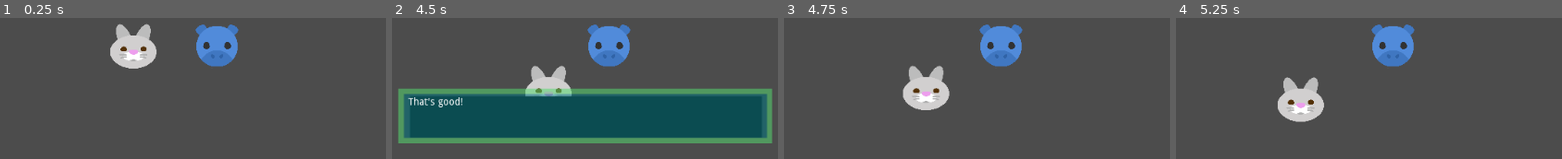
Above: before the commit, frames 1-4 (left to right).
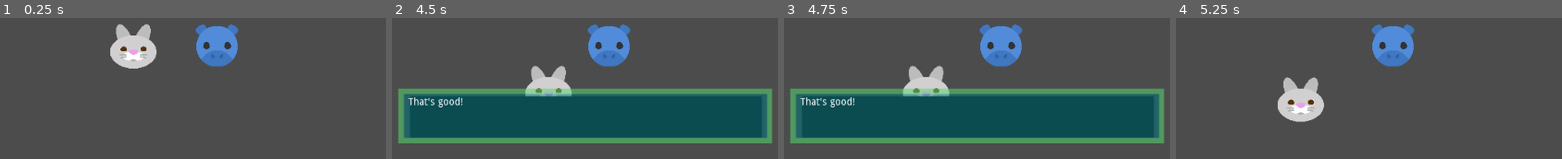
Above: after the commit, the same moments.

Repository: ryugold777/Godot_Interaction_With_Demo
Game: Godot game, scene res://Interacao.tscn
Same seed, same stepped clock (60 frames per second), same inputs: the game is played once before the commit and once after it.
Inputs:
- Up to frame 1 (0.25 s): no input
- Up to frame 2 (4.5 s): tap Enter (ui_accept) at 0.5, 0.6, 0.77, 1.07, 1.35, 1.52, 1.82, 2.1, 2.85, 3.02, 3.32, 3.6, 3.77, 4.07, 4.35 s; hold Right (ui_right) 0.53-1.28 s; hold Down (ui_down) 1.28-2.03 s; hold Right (ui_right) 2.03-2.78 s; hold Up (ui_up) 2.78-3.53 s; hold Left (ui_left) from 3.53 s (still down)
- Up to frame 3 (4.75 s): keep holding Left (ui_left); tap Enter (ui_accept) at 4.52 s
- Up to frame 4 (5.25 s): tap Enter (ui_accept) at 4.82, 5.1 s; release Left (ui_left) at 5.03 s; hold Down (ui_down) from 5.03 s (still down)

Frames 1-2 are identical in both runs. In frame 3, 37% of the frame differs, in the area x 1-99%, y 49-89%; in frame 4, nothing differs.

Commit message:
Update area_char_2.gd

Diff:
--- a/area_char_2.gd
+++ b/area_char_2.gd
@@ -5,7 +5,7 @@
 # um variável para ele parar quando estiver interagindo.                      #
 #                                                                             #
 # Autor: Gold Angel                                                           #
-# Data: Dias 08/09 de Janeiro de 2023, 14:41                                  #
+# Data: Dias 08/09/20 de Janeiro de 2023, 02:21                               #
 # Agradecimentos/Thanks to KoBeWi                                             #
 ###############################################################################
 
@@ -16,7 +16,7 @@
 var colisao_player = false
 var primeira_pagina = true
 var finalizar_texto
-	          #page 0                 #page 1                #page 2
+				 #page 0              #page 1
 var mensagem = ["Hello! How are you?", "Good adfasdasdasdas", "That's good!"]
 onready var texto_mensagem = get_parent().get_node("area_char_2/message_box/message")
 onready var exibir_caixa_mensagem = get_parent().get_node("area_char_2/message_box")
@@ -68,11 +68,11 @@
 			yield(get_tree().create_timer(0.3), "timeout")
 			show_message()
 		if (pagina >= total_paginas) && (texto_mensagem.visible_characters) >= (texto_mensagem.text.length()):
-			proxima_pagina = false
-			finalizar_texto = true
+				proxima_pagina = false
+				finalizar_texto = true
 
 #Fim da mensagem
-	if (finalizar_texto == true):
+	if (finalizar_texto == true)  && (Input.is_action_just_pressed("ui_accept")):
 		$sound.stream_paused = true
 		hide_message()
 		$sound.stop()
